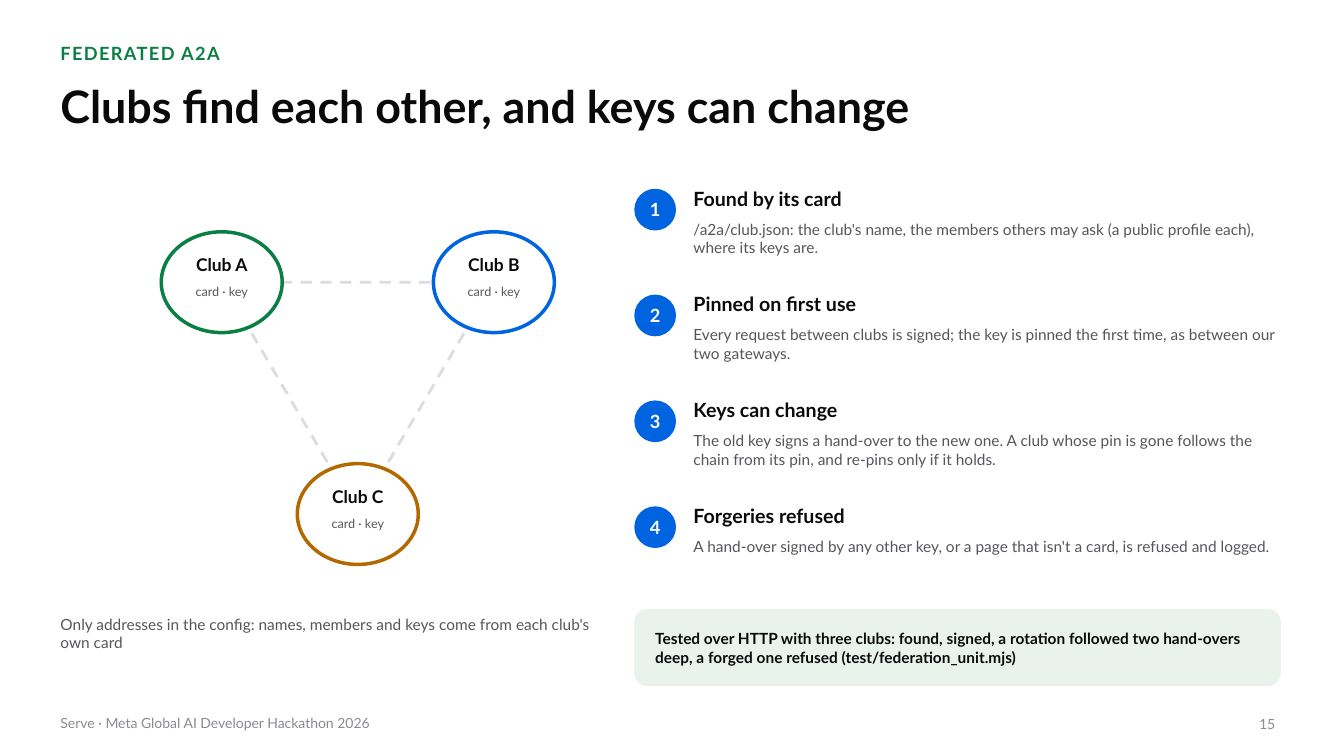
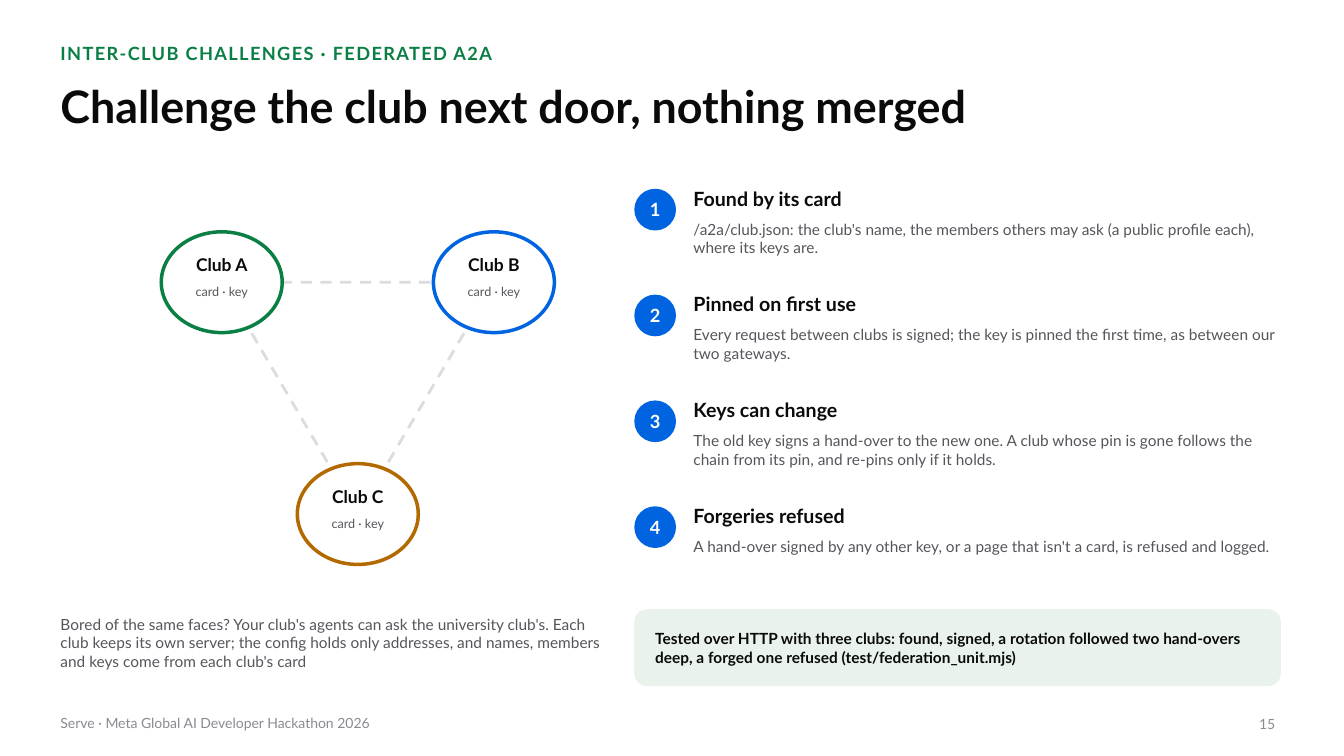
Before and after one commit to gino6178/serve-meta-hackathon, a slide deck: slide 15 of video/deck/Serve_Meta_deck.pptx. Drawn at 1344x756 pixels with LibreOffice and Linux fonts; fonts in the diff are those of the drawing. Boxes give left, top, right and bottom in pixels: in the first picture for what was removed or moved away, otherwise in the second. Text is boxed around its words. In the diff, an @@ line names an element or a change of style, - is before the commit and + after.

```diff
--- a/video/deck/Serve_Meta_deck.pptx
+++ b/video/deck/Serve_Meta_deck.pptx
@@ text at box(60, 46, 492, 60): text changed @@
-FEDERATED A2A
+INTER-CLUB CHALLENGES · FEDERATED A2A
@@ title at box(60, 89, 966, 131): text changed @@
-Clubs find each other, and keys can change
+Challenge the club next door, nothing merged
@@ text at box(60, 618, 600, 670): text changed @@
-Only addresses in the config: names, members and keys come from each club's own card
+Bored of the same faces? Your club's agents can ask the university club's. Each club keeps its own server; the config holds only addresses, and names, members and keys come from each club's card
```
Also in this commit, not shown: 6 other slides changed, 2 other files.
